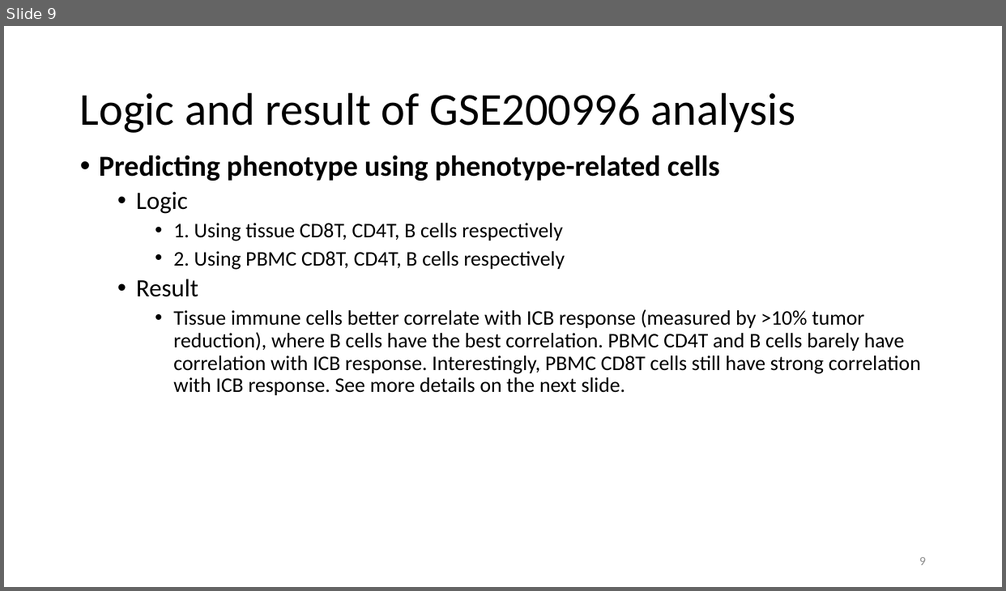
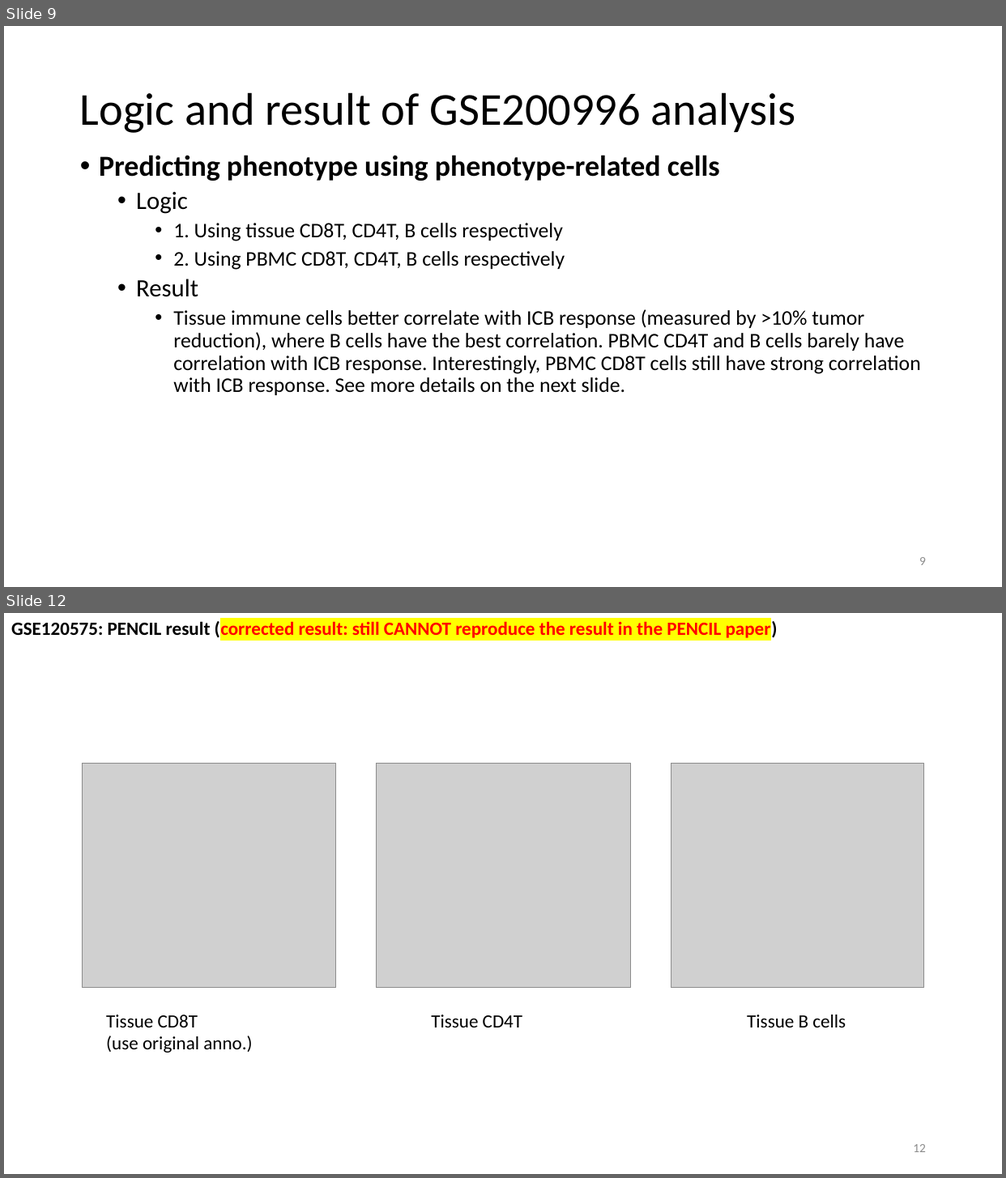
Before and after one commit to rootchang/PENCIL_reusability_report, a slide deck: WorkReport.pptx. Shown one above the other, each under a label of ours: slide 9 before the commit, slides 9 and 12 after it; the slides between them are not shown. The pictures are 1006x591 and 1006x1178 pixels, drawn with LibreOffice and Linux fonts; fonts in the diff are those of the drawing; grey boxes stand for pictures. Boxes give left, top, right and bottom in pixels: in the first picture for what was removed or moved away, otherwise in the second. Text is boxed around its words. In the diff, an @@ line names an element or a change of style, - is before the commit and + after.

```diff
--- a/WorkReport.pptx
+++ b/WorkReport.pptx
@@ slide 12 added at [4,613,1002,1174], background #FFFFFF @@
@@ text added at [11,619,778,641], 18 pt, text #FF0000, bold @@
+GSE120575: PENCIL result (corrected result: still CANNOT reproduce the result in the PENCIL paper)
@@ picture added at [83,764,335,988] @@
@@ picture added at [376,764,631,988] @@
@@ picture added at [671,764,924,988] @@
@@ text added at [106,1015,252,1053], 18 pt, text #000000 @@
+Tissue CD8T
+(use original anno.)
@@ text added at [431,1015,522,1028], 18 pt, text #000000 @@
+Tissue CD4T
@@ text added at [747,1015,846,1028], 18 pt, text #000000 @@
+Tissue B cells
@@ page number added at [913,1144,926,1152], 12 pt, text #8C8C8C @@
+12
```
Also in this commit, not shown: 1 slide changed, 1 other slide added, 3 other files.
